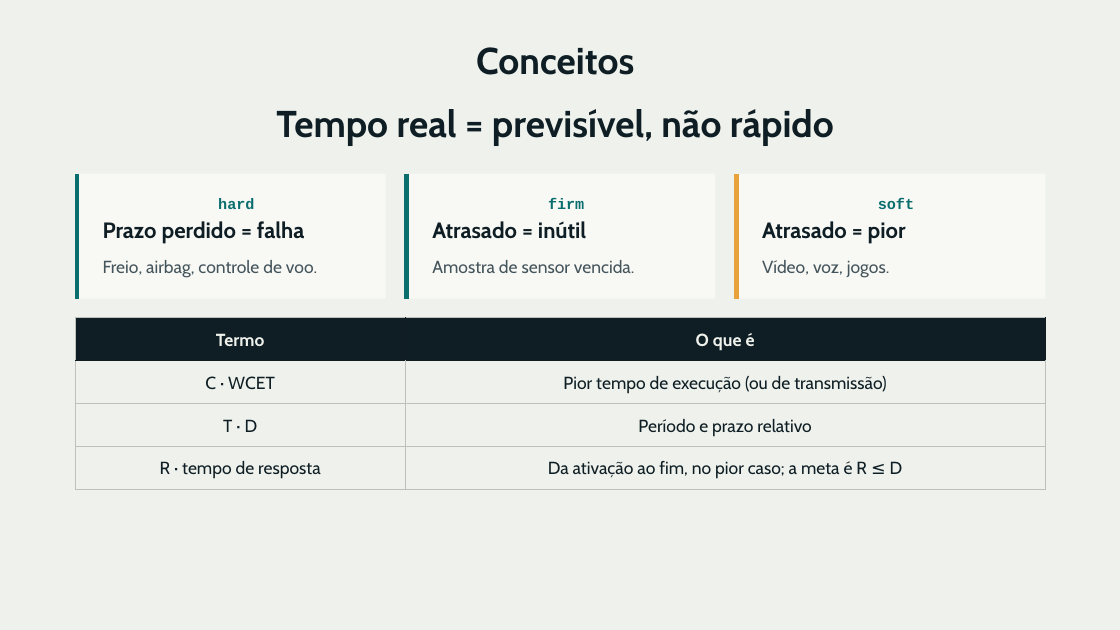
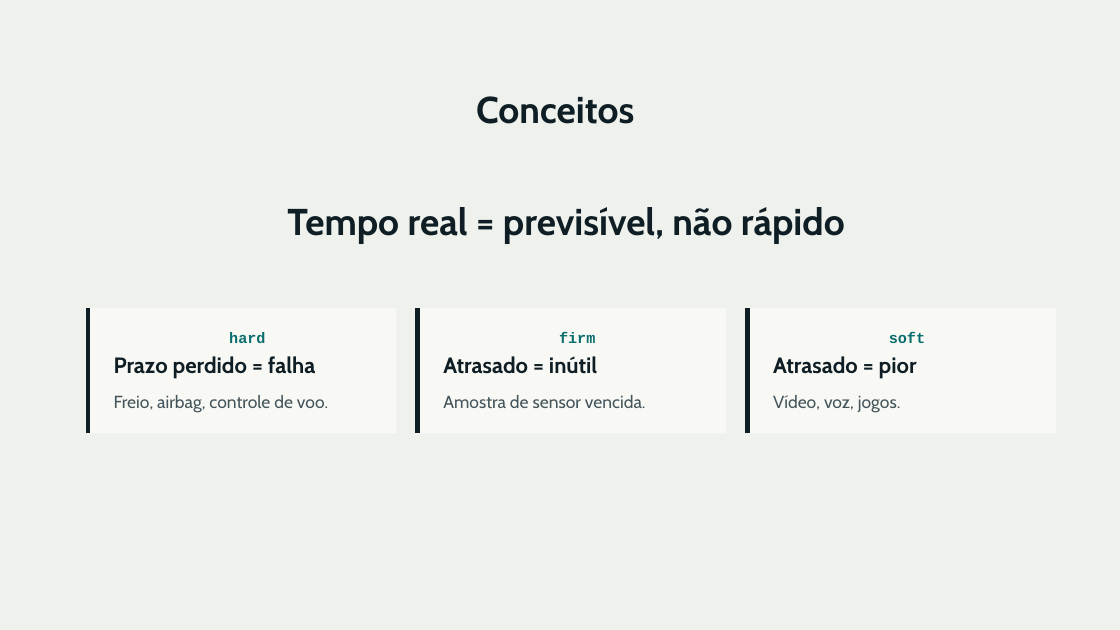
Before and after one commit to Balduino-BD/Trabalho_Distribuido, a slide deck: slide 4 of Apresentação/Sistemas Distribuídos de Tempo Real_Balduino_Felipe.pptx. Drawn at 1120x630 pixels with LibreOffice and Linux fonts; fonts in the diff are those of the drawing. Boxes give left, top, right and bottom in pixels: in the first picture for what was removed or moved away, otherwise in the second. Text is boxed around its words. In the diff, an @@ line names an element or a change of style, - is before the commit and + after.

```diff
--- a/Apresentação/Sistemas Distribuídos de Tempo Real_Balduino_Felipe.pptx
+++ b/Apresentação/Sistemas Distribuídos de Tempo Real_Balduino_Felipe.pptx
@@ text "Conceitos": place and size @@
-text "Conceitos" at <box>476,47,634,75</box>
+text "Conceitos" at <box>476,96,634,124</box>
@@ title "Tempo real = previsível, não ...": place and size @@
-title "Tempo real = previsível, não ..." at <box>276,109,834,146</box>
+title "Tempo real = previsível, não ..." at <box>287,207,845,244</box>
@@ table removed at <box>76,318,1046,489</box>, 4 rows, 2 columns @@
-Termo | O que é
-C · WCET | Pior tempo de execução (ou de transmissão)
-T · D | Período e prazo relativo
-R · tempo de resposta | Da ativação ao fim, no pior caso; a meta é R ≤ D
@@ line (88, 308) - (88, 434): stroke #0B6E6E 4 pt to #0F1E24 4 pt @@
@@ line (418, 308) - (418, 434): stroke #0B6E6E 4 pt to #0F1E24 4 pt @@
@@ 9 texts, 3 rectangles, 3 lines: place and size @@
-9 texts, 3 rectangles, 3 lines at <box>75,174,1045,299</box>
+9 texts, 3 rectangles, 3 lines at <box>86,308,1056,434</box>
@@ line (748, 308) - (748, 434): stroke #E9A23B 4 pt to #0F1E24 4 pt @@
```
Also in this commit, not shown: 8 other slides changed, 1 slide removed.
